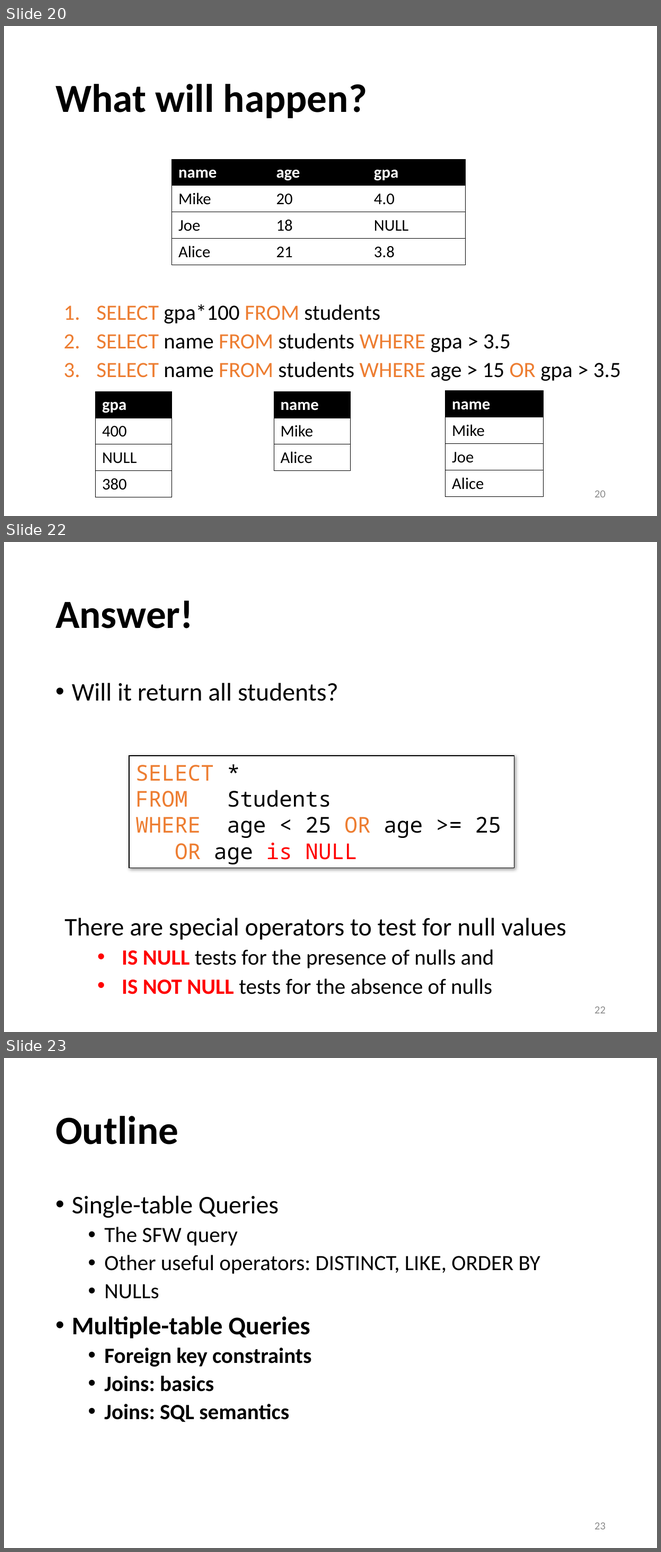
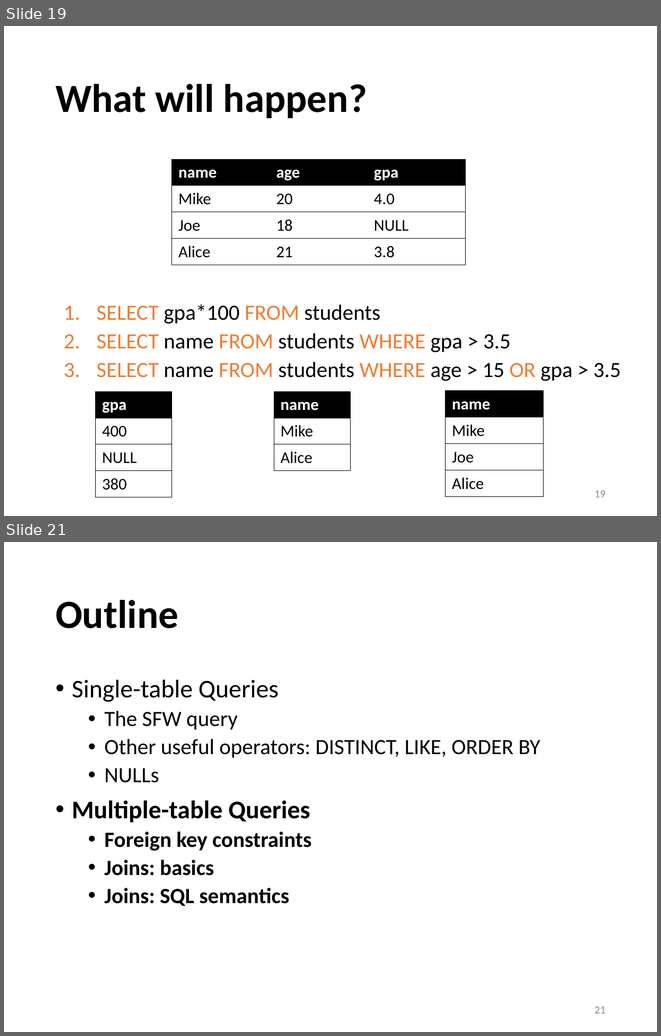
Before and after one commit to sfu-db/cmpt354, a slide deck: Lectures/lec3-sql-basics.pptx. Shown one above the other, each under a label of ours: slides 20, 22 and 23 before the commit, slides 19 and 21 after it; the slides between them are not shown. The pictures are 661x1552 and 661x1036 pixels, drawn with LibreOffice and Linux fonts; fonts in the diff are those of the drawing. Boxes give left, top, right and bottom in pixels: in the first picture for what was removed or moved away, otherwise in the second. Text is boxed around its words. In the diff, an @@ line names an element or a change of style, - is before the commit and + after.

```diff
--- a/Lectures/lec3-sql-basics.pptx
+++ b/Lectures/lec3-sql-basics.pptx
@@ slide 22 removed at box(4, 542, 657, 1032), background #FFFFFF @@
@@ title removed at box(55, 600, 193, 628) @@
-Answer!
@@ text removed at box(72, 682, 338, 701) @@
-• Will it return all students?
@@ rectangle removed at box(130, 756, 514, 868) @@
-SELECT *
-FROM Students
-WHERE age < 25 OR age >= 25
-OR age is NULL
@@ text removed at box(64, 917, 566, 994) @@
-There are special operators to test for null values
-  • IS NULL tests for the presence of nulls and
-  • IS NOT NULL tests for the absence of nulls
@@ page number removed at box(594, 1006, 606, 1013) @@
-22
@@ what was slide 20 is now slide 19 @@
@@ page number at box(594, 490, 606, 497): text changed @@
-20
+19
@@ what was slide 23 is now slide 21 @@
@@ page number at box(594, 1006, 606, 1013): text changed @@
-23
+21
```
Also in this commit, not shown: 3 slides changed, 1 other slide removed, 1 other file.
